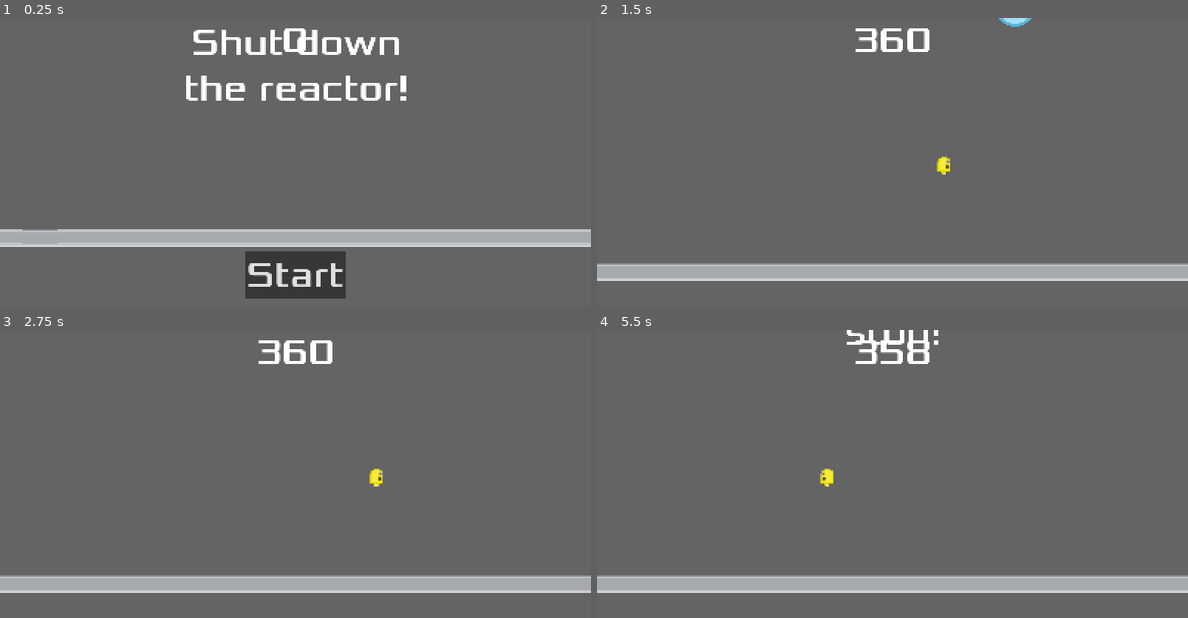
Above: before the commit, frames 1-4 (two rows, left to right).
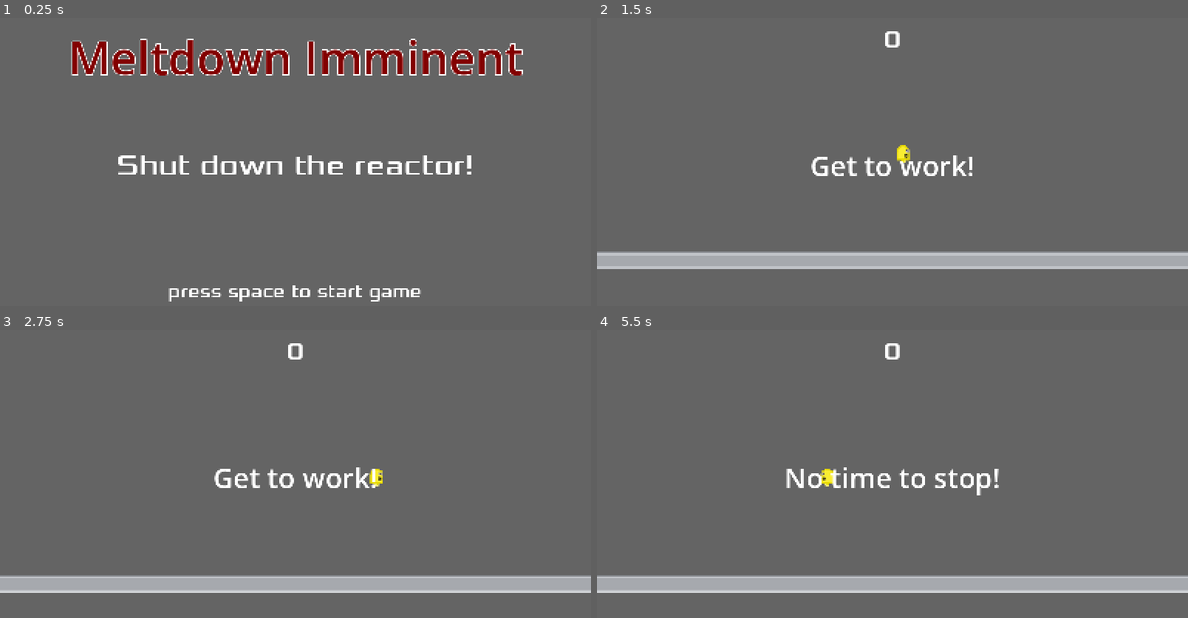
Above: after the commit, the same moments.

Repository: zabuuq/imminent-meltdown
Game: Godot game, scene res://scenes/start_screen.tscn
The game is run twice, just before and just after one commit, with the same random seed, the same clock (stepped at 60 frames per second) and the same inputs. Before the commit the project starts from res://scenes/game.tscn.
Inputs (mouse positions are in pixels of both pictures, inside the frame that each line leads up to):
- Up to frame 1 (0.25 s): no input
- Up to frame 2 (1.5 s): click (892, 274) at 0.5 s, where only the run before the commit has a clickable "Start"; tap Space (start_game, bound only after the commit) at 1.25, 1.35 s; hold Right (move_right) from 1.28 s (still down)
- Up to frame 3 (2.75 s): keep holding Right (move_right); tap Enter (ui_accept) at 1.52, 2.27 s; tap Space (start_game, bound only after the commit) at 2.1 s
- Up to frame 4 (5.5 s): release Right (move_right) at 2.78 s; hold Left (move_left) 2.78-3.53 s; tap Space (start_game, bound only after the commit) at 2.85, 3.6, 4.35, 5, 5.1 s; hold Right (move_right) 3.53-5.03 s; tap Enter (ui_accept) at 3.77, 4.52, 5.27 s; hold Left (move_left) from 5.03 s (still down)

The runs differ from the first frame. In frame 1, 17% of the frame differs, in the area x 0-100%, y 3-99%; in frame 2, 12%; in frame 3, 1.3%; in frame 4, 1.8%.

Commit message:
Add new start screen

Diff:
--- a/project.godot
+++ b/project.godot
@@ -11,7 +11,7 @@
 [application]
 
 config/name="Imminent-Meltdown"
-run/main_scene="uid://bhjpvuh6ms2kx"
+run/main_scene="uid://bw1ac8xrnsx3f"
 config/features=PackedStringArray("4.6", "Forward Plus")
 config/icon="res://icon.svg"
 
@@ -48,6 +48,11 @@
 , Object(InputEventKey,"resource_local_to_scene":false,"resource_name":"","device":0,"window_id":0,"alt_pressed":false,"shift_pressed":false,"ctrl_pressed":false,"meta_pressed":false,"pressed":false,"keycode":0,"physical_keycode":87,"key_label":0,"unicode":0,"location":0,"echo":false,"script":null)
 ]
 }
+start_game={
+"deadzone": 0.2,
+"events": [Object(InputEventKey,"resource_local_to_scene":false,"resource_name":"","device":-1,"window_id":0,"alt_pressed":false,"shift_pressed":false,"ctrl_pressed":false,"meta_pressed":false,"pressed":false,"keycode":0,"physical_keycode":32,"key_label":0,"unicode":32,"location":0,"echo":false,"script":null)
+]
+}
 
 [physics]
 
--- /dev/null
+++ b/scenes/game_over.tscn
@@ -0,0 +1,92 @@
+[gd_scene format=3 uid="uid://dcgttp03luyk8"]
+
+[ext_resource type="FontFile" uid="uid://dmnv4rxtk5c2s" path="res://fonts/Xolonium-Regular.ttf" id="1_xeevv"]
+
+[sub_resource type="LabelSettings" id="LabelSettings_wqhvx"]
+font_size = 125
+font_color = Color(0.513617, 0.0005715767, 0.00031313868, 1)
+outline_size = 10
+
+[sub_resource type="GDScript" id="GDScript_tbwuq"]
+script/source = "extends MarginContainer
+
+var start_level: PackedScene = load(\"res://scenes/game.tscn\")
+
+func _process(_delta: float) -> void:
+	if Input.is_action_just_pressed(\"start_game\"):
+		get_tree().change_scene_to_packed(start_level)
+"
+
+[node name="GameOver" type="Control" unique_id=296842910]
+layout_mode = 3
+anchors_preset = 15
+anchor_right = 1.0
+anchor_bottom = 1.0
+grow_horizontal = 2
+grow_vertical = 2
+
+[node name="BackgroundColor" type="ColorRect" parent="." unique_id=1992180673]
+layout_mode = 1
+anchors_preset = 15
+anchor_right = 1.0
+anchor_bottom = 1.0
+grow_horizontal = 2
+grow_vertical = 2
+color = Color(0.39215687, 0.39215687, 0.39215687, 1)
+metadata/_edit_lock_ = true
+
+[node name="TitleContainer" type="MarginContainer" parent="." unique_id=761636081]
+layout_mode = 1
+anchors_preset = 5
+anchor_left = 0.5
+anchor_right = 0.5
+offset_left = -506.5
+offset_right = 506.5
+offset_bottom = 137.0
+grow_horizontal = 2
+theme_override_constants/margin_top = 20
+
+[node name="Title" type="Label" parent="TitleContainer" unique_id=1845025533]
+layout_mode = 2
+text = "Meltdown Imminent"
+label_settings = SubResource("LabelSettings_wqhvx")
+horizontal_alignment = 1
+
+[node name="MessageContainer" type="CenterContainer" parent="." unique_id=1961418835]
+layout_mode = 1
+anchors_preset = 15
+anchor_right = 1.0
+anchor_bottom = 1.0
+grow_horizontal = 2
+grow_vertical = 2
+
+[node name="Message" type="Label" parent="MessageContainer" unique_id=643941914]
+layout_mode = 2
+size_flags_horizontal = 4
+theme_override_fonts/font = ExtResource("1_xeevv")
+theme_override_font_sizes/font_size = 80
+text = "Game Over"
+horizontal_alignment = 1
+
+[node name="StartContainer" type="MarginContainer" parent="." unique_id=89549615]
+layout_mode = 1
+anchors_preset = 7
+anchor_left = 0.5
+anchor_top = 1.0
+anchor_right = 0.5
+anchor_bottom = 1.0
+offset_left = -484.0
+offset_top = -97.0
+offset_right = 484.0
+grow_horizontal = 2
+grow_vertical = 0
+theme_override_constants/margin_bottom = 20
+script = SubResource("GDScript_tbwuq")
+
+[node name="Start" type="Label" parent="StartContainer" unique_id=1593766007]
+layout_mode = 2
+size_flags_horizontal = 4
+theme_override_fonts/font = ExtResource("1_xeevv")
+theme_override_font_sizes/font_size = 50
+text = "press space to try again"
+horizontal_alignment = 1
--- a/scenes/hud.gd
+++ b/scenes/hud.gd
@@ -1,23 +1,30 @@
 extends CanvasLayer
 
 # Notifies 'Main' node that the button has been pressed
-signal start_game
+# signal start_game
 
 func show_message(text):
-	$Message.text = text
-	$Message.show()
+	print(text)
+	$MessageContainer/Message.text = text
+	$MessageContainer/Message.show()
 	$MessageTimer.start()
 
-func show_game_over():
-	show_message("Game Over")
-	# Wait until the MessageTimer has counted down.
 	await $MessageTimer.timeout
 
-	$Message.text = "Imminent Meltdown!"
-	$Message.show()
+	$MessageContainer/Message.hide()
+
+
+func show_game_over():
+	pass
+	#show_message("Game Over")
+	# Wait until the MessageTimer has counted down.
+	#await $MessageTimer.timeout
+
+	#$Message.text = "Imminent Meltdown!"
+	#$Message.show()
 	# Make a one-shot timer and wait for it to finish.
-	await get_tree().create_timer(1.0).timeout
-	$StartButton.show()
+	#await get_tree().create_timer(1.0).timeout
+	#$StartButton.show()
 
 # Called when the node enters the scene tree for the first time.
 func _ready() -> void:
@@ -29,11 +36,12 @@
 	pass
 
 func update_score(score):
-	$ScoreLabel.text = str(score)
+	print('updating score')
+	#$ScoreLabel.text = str(score)
 
-func _on_start_button_pressed():
-	$StartButton.hide()
-	start_game.emit()
+#func _on_start_button_pressed():
+	#$StartButtonMargin.hide()
+	#start_game.emit()
 
 func _on_message_timer_timeout():
 	$Message.hide()
--- a/scenes/hud.tscn
+++ b/scenes/hud.tscn
@@ -6,64 +6,35 @@
 [node name="HUD" type="CanvasLayer" unique_id=714225299]
 script = ExtResource("1_64ctp")
 
-[node name="ScoreLabel" type="Label" parent="." unique_id=803900667]
-anchors_preset = 10
-anchor_right = 1.0
+[node name="MarginContainer" type="MarginContainer" parent="." unique_id=270866557]
+anchors_preset = 5
+anchor_left = 0.5
+anchor_right = 0.5
+offset_left = -22.5
+offset_right = 22.5
 offset_bottom = 78.0
 grow_horizontal = 2
+theme_override_constants/margin_top = 20
+
+[node name="ScoreLabel" type="Label" parent="MarginContainer" unique_id=803900667]
+layout_mode = 2
+size_flags_horizontal = 4
 theme_override_fonts/font = ExtResource("2_8sq4i")
-theme_override_font_sizes/font_size = 100
+theme_override_font_sizes/font_size = 64
 text = "0"
-horizontal_alignment = 1
-vertical_alignment = 1
-metadata/_edit_use_anchors_ = true
-metadata/_edit_group_ = true
 
-[node name="Message" type="Label" parent="." unique_id=1268192100]
-anchors_preset = -1
-anchor_left = 0.44041666
-anchor_top = 0.439375
-anchor_right = 0.5629167
-anchor_bottom = 0.560625
-offset_left = -240.0
-offset_top = -617.0
-offset_right = 240.0
-offset_bottom = -296.0
+[node name="MessageContainer" type="CenterContainer" parent="." unique_id=537198258]
+anchors_preset = 15
+anchor_right = 1.0
+anchor_bottom = 1.0
 grow_horizontal = 2
 grow_vertical = 2
-theme_override_fonts/font = ExtResource("2_8sq4i")
-theme_override_font_sizes/font_size = 100
-text = "Meltdown
-Imminent!
 
-Shut down the reactor!"
-horizontal_alignment = 1
-vertical_alignment = 1
-autowrap_mode = 2
-metadata/_edit_use_anchors_ = true
-metadata/_edit_group_ = true
+[node name="Message" type="Label" parent="MessageContainer" unique_id=1974466694]
+layout_mode = 2
+theme_override_font_sizes/font_size = 75
+text = "Get to work!"
 
-[node name="StartButton" type="Button" parent="." unique_id=1821946845]
-anchors_preset = 7
-anchor_left = 0.5
-anchor_top = 1.0
-anchor_right = 0.5
-anchor_bottom = 1.0
-offset_left = -100.0
-offset_top = -140.0
-offset_right = 100.0
-offset_bottom = -40.0
-grow_horizontal = 2
-grow_vertical = 0
-theme_override_fonts/font = ExtResource("2_8sq4i")
-theme_override_font_sizes/font_size = 100
-text = "Start"
-metadata/_edit_use_anchors_ = true
-metadata/_edit_group_ = true
-
-[node name="MessageTimer" type="Timer" parent="." unique_id=1040101845]
-wait_time = 2.0
+[node name="MessageTimer" type="Timer" parent="." unique_id=189054572]
+wait_time = 1.5
 one_shot = true
-
-[connection signal="pressed" from="StartButton" to="." method="_on_start_button_pressed"]
-[connection signal="timeout" from="MessageTimer" to="." method="_on_message_timer_timeout"]
--- a/scenes/main.gd
+++ b/scenes/main.gd
@@ -5,8 +5,9 @@
 
 # Called when the node enters the scene tree for the first time.
 func _ready():
-	pass
+#	pass
 #	$OuterWallCollisions.add_to_group("wall")
+	new_game()
 
 # Called every frame. 'delta' is the elapsed time since the previous frame.
 func _process(delta: float):
@@ -23,7 +24,7 @@
 	$Player.start($StartPosition.position)
 	$StartTimer.start()
 	$HUD.update_score(score)
-	$HUD.show_message("Get to work!")
+	#$HUD.show_message("Get to work!")
 	get_tree().call_group("mobs", "queue_free")
 	$Music.play()
 
@@ -35,10 +36,10 @@
 	score -= 1
 	$HUD.update_score(score)
 
-	if score != 359:
+	if score == 358:
 		$HUD.show_message("No time to stop!")
-	if score != 358:
-		$HUD.show_message("")
+	#if score != 358:
+		#$HUD.show_message("")
 	if score <= 0:
 		game_over()
 
--- a/scenes/main.tscn
+++ b/scenes/main.tscn
@@ -1804,4 +1804,3 @@
 [connection signal="timeout" from="ScoreTimer" to="." method="_on_score_timer_timeout"]
 [connection signal="timeout" from="StartTimer" to="." method="_on_start_timer_timeout"]
 [connection signal="timeout" from="RWMobTimer" to="." method="_on_rw_mob_timer_timeout"]
-[connection signal="start_game" from="HUD" to="." method="new_game"]
--- /dev/null
+++ b/scenes/start_screen.gd
@@ -0,0 +1,7 @@
+extends Control
+
+var start_level: PackedScene = load("res://scenes/game.tscn")
+
+func _process(_delta: float) -> void:
+	if Input.is_action_just_pressed("start_game"):
+		get_tree().change_scene_to_packed(start_level)
--- /dev/null
+++ b/scenes/start_screen.tscn
@@ -0,0 +1,94 @@
+[gd_scene format=3 uid="uid://bw1ac8xrnsx3f"]
+
+[ext_resource type="Script" uid="uid://b444qqcd2oyc0" path="res://scenes/start_screen.gd" id="1_o7i0r"]
+[ext_resource type="FontFile" uid="uid://dmnv4rxtk5c2s" path="res://fonts/Xolonium-Regular.ttf" id="1_tx5wa"]
+
+[sub_resource type="LabelSettings" id="LabelSettings_tx5wa"]
+font_size = 125
+font_color = Color(0.513617, 0.0005715767, 0.00031313868, 1)
+outline_size = 10
+
+[sub_resource type="GDScript" id="GDScript_he1sj"]
+script/source = "extends MarginContainer
+
+var start_level: PackedScene = load(\"res://scenes/game.tscn\")
+
+func _process(_delta: float) -> void:
+	if Input.is_action_just_pressed(\"start_game\"):
+		get_tree().change_scene_to_packed(start_level)
+"
+
+[node name="StartScreen" type="Control" unique_id=767987488]
+layout_mode = 3
+anchors_preset = 15
+anchor_right = 1.0
+anchor_bottom = 1.0
+grow_horizontal = 2
+grow_vertical = 2
+script = ExtResource("1_o7i0r")
+
+[node name="BackgroundColor" type="ColorRect" parent="." unique_id=1541512878]
+layout_mode = 1
+anchors_preset = 15
+anchor_right = 1.0
+anchor_bottom = 1.0
+grow_horizontal = 2
+grow_vertical = 2
+color = Color(0.39215687, 0.39215687, 0.39215687, 1)
+metadata/_edit_lock_ = true
+
+[node name="TitleContainer" type="MarginContainer" parent="." unique_id=1970313421]
+layout_mode = 1
+anchors_preset = 5
+anchor_left = 0.5
+anchor_right = 0.5
+offset_left = -506.5
+offset_right = 506.5
+offset_bottom = 137.0
+grow_horizontal = 2
+theme_override_constants/margin_top = 20
+
+[node name="Title" type="Label" parent="TitleContainer" unique_id=1957438547]
+layout_mode = 2
+text = "Meltdown Imminent"
+label_settings = SubResource("LabelSettings_tx5wa")
+horizontal_alignment = 1
+
+[node name="MessageContainer" type="CenterContainer" parent="." unique_id=1773588843]
+layout_mode = 1
+anchors_preset = 15
+anchor_right = 1.0
+anchor_bottom = 1.0
+grow_horizontal = 2
+grow_vertical = 2
+
+[node name="Message" type="Label" parent="MessageContainer" unique_id=928370416]
+layout_mode = 2
+size_flags_horizontal = 4
+theme_override_fonts/font = ExtResource("1_tx5wa")
+theme_override_font_sizes/font_size = 80
+text = "Shut down the reactor!"
+horizontal_alignment = 1
+
+[node name="StartContainer" type="MarginContainer" parent="." unique_id=1622563899]
+layout_mode = 1
+anchors_preset = 7
+anchor_left = 0.5
+anchor_top = 1.0
+anchor_right = 0.5
+anchor_bottom = 1.0
+offset_left = -484.0
+offset_top = -97.0
+offset_right = 484.0
+grow_horizontal = 2
+grow_vertical = 0
+theme_override_constants/margin_bottom = 20
+script = SubResource("GDScript_he1sj")
+
+[node name="Start" type="Label" parent="StartContainer" unique_id=1111275109]
+layout_mode = 2
+size_flags_horizontal = 4
+theme_override_fonts/font = ExtResource("1_tx5wa")
+theme_override_font_sizes/font_size = 50
+text = "press space to start game"
+horizontal_alignment = 1
Not shown, added: scenes/start_screen.gd.uid
